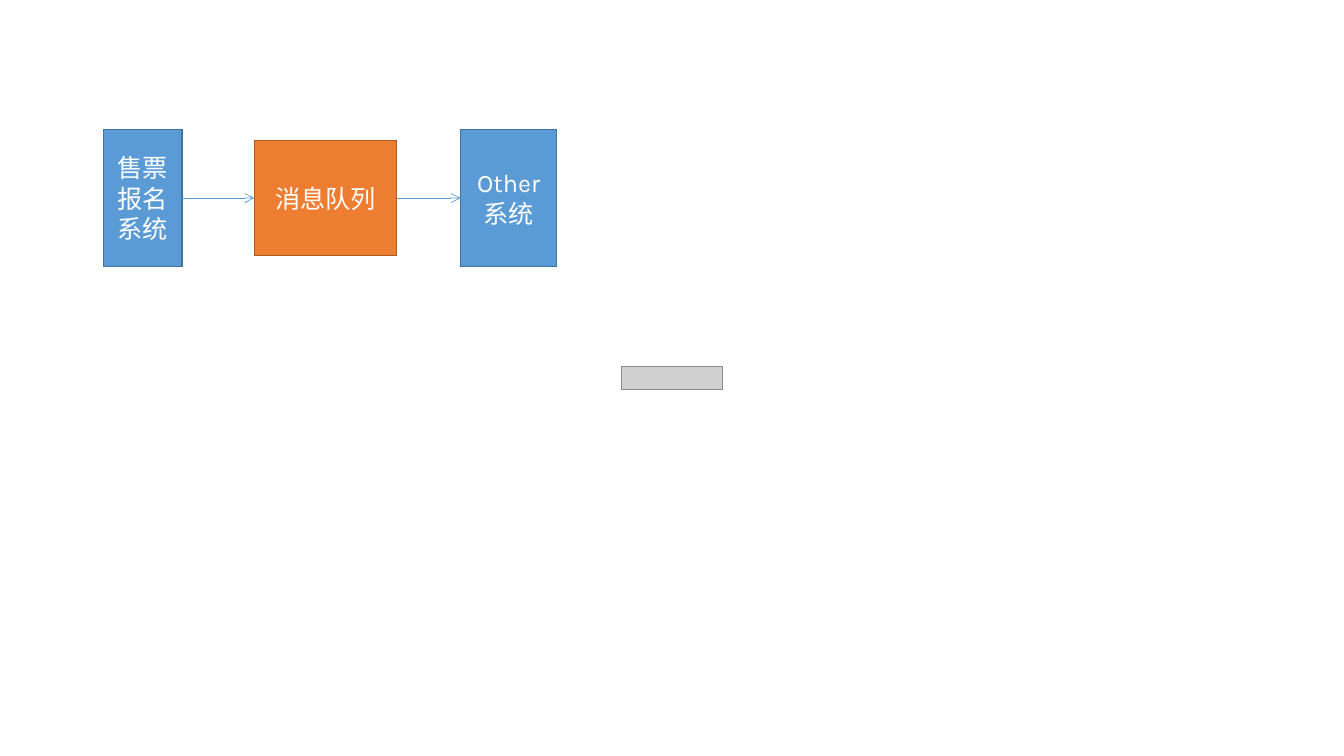
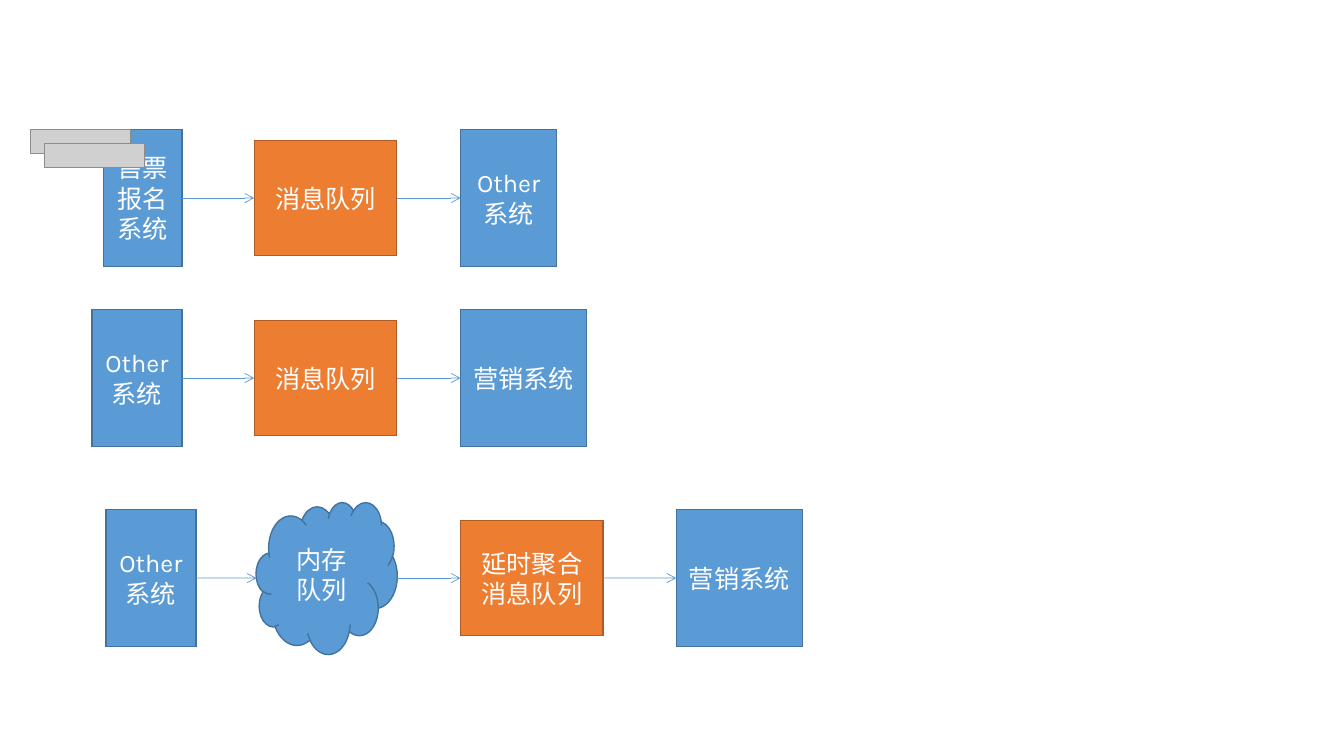
Before and after one commit to liaokui900/DAN, a slide deck: slide 1 of Doc/示例图.pptx. Drawn at 1344x756 pixels with LibreOffice and Linux fonts; fonts in the diff are those of the drawing; grey boxes stand for pictures. Boxes give left, top, right and bottom in pixels: in the first picture for what was removed or moved away, otherwise in the second. Text is boxed around its words. In the diff, an @@ line names an element or a change of style, - is before the commit and + after.

Commit message:
更新

```diff
--- a/Doc/示例图.pptx
+++ b/Doc/示例图.pptx
@@ picture added at box(30, 129, 131, 153) @@
@@ picture added at box(44, 143, 145, 167) @@
@@ rectangle added at box(92, 310, 181, 447), fill #5B9BD5, outline #43739E 1 pt, 18 pt, text #FFFFFF @@
+Other系统
@@ rectangle added at box(254, 321, 396, 436), fill #ED7D31, outline #AF5C24 1 pt, 18 pt, text #FFFFFF @@
+消息队列
@@ rectangle added at box(461, 310, 587, 447), fill #5B9BD5, outline #43739E 1 pt, 18 pt, text #FFFFFF @@
+营销系统
@@ arrow added from (182, 378) to (254, 378), #5B9BD5 0.5 pt @@
@@ arrow added from (397, 378) to (461, 378), #5B9BD5 0.5 pt @@
@@ picture removed at box(622, 366, 723, 390) @@
@@ rectangle added at box(106, 509, 196, 646), fill #5B9BD5, outline #43739E 1 pt, 18 pt, text #FFFFFF @@
+Other系统
@@ cloud added at box(256, 502, 397, 654), fill #5B9BD5, outline #43739E 1 pt, 18 pt, text #FFFFFF @@
+内存队列
@@ rectangle added at box(677, 509, 803, 646), fill #5B9BD5, outline #43739E 1 pt, 18 pt, text #FFFFFF @@
+营销系统
@@ rectangle added at box(461, 521, 603, 636), fill #ED7D31, outline #AF5C24 1 pt, 18 pt, text #FFFFFF @@
+延时聚合消息队列
@@ arrow added from (196, 578) to (257, 579), #5B9BD5 0.5 pt @@
@@ arrow added from (397, 579) to (461, 579), #5B9BD5 0.5 pt @@
@@ arrow added from (603, 579) to (677, 578), #5B9BD5 0.5 pt @@
```
